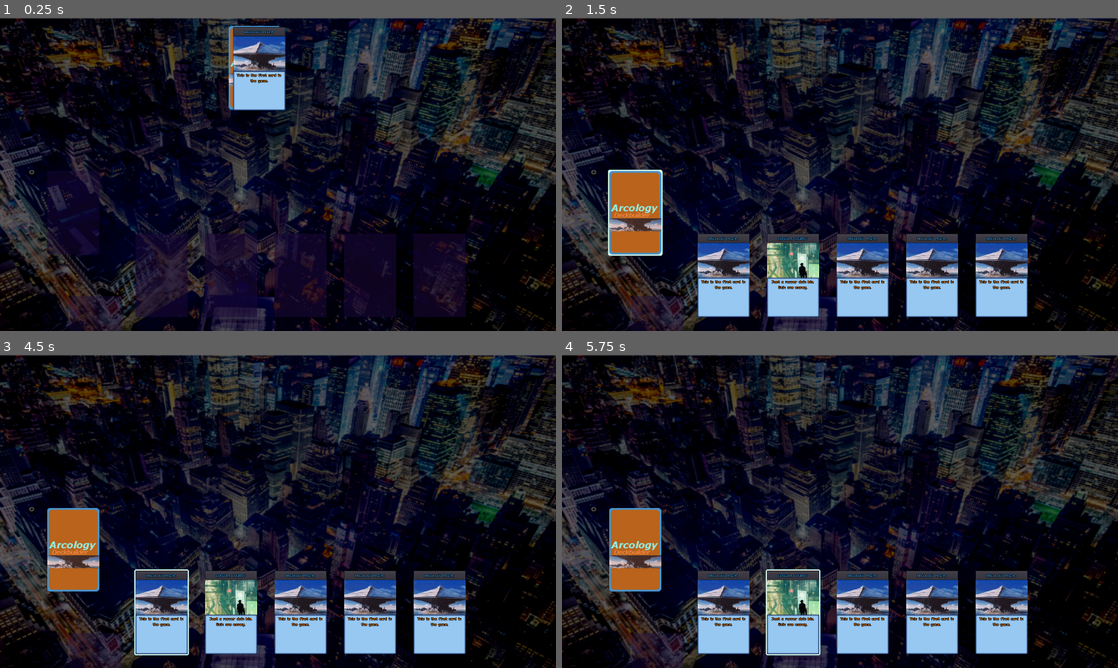
Above: before the commit, frames 1-4 (two rows, left to right).
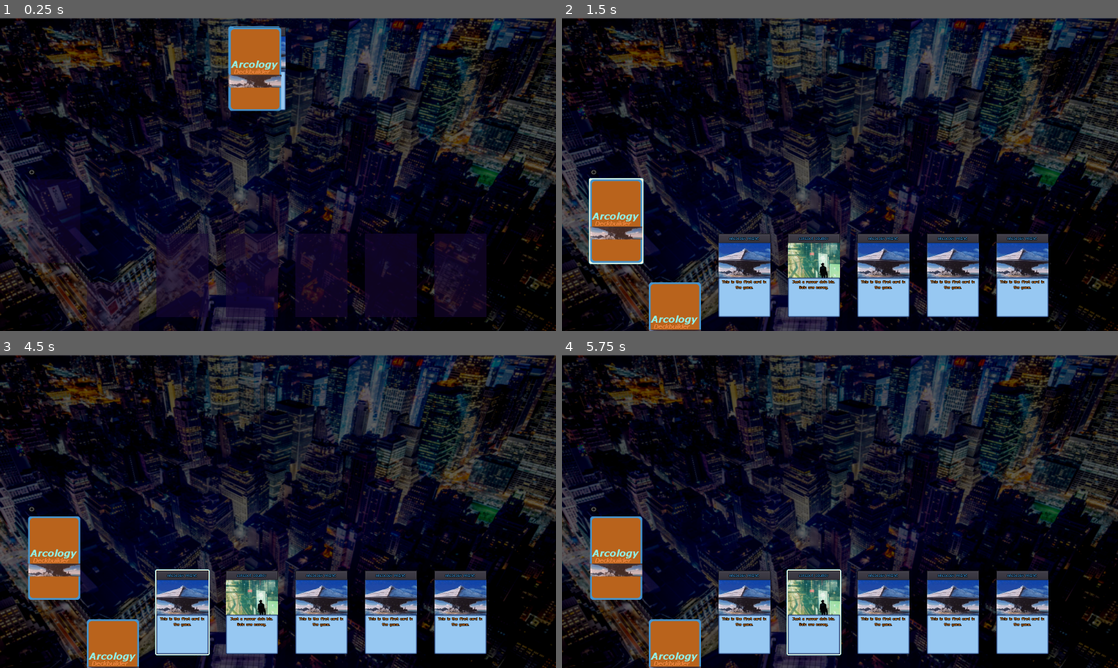
Above: after the commit, the same moments.

Repository: dancraig1985/arcology-deckbuilder
Game: Godot game, scene res://core/scenes/main.tscn
Two runs of this game, one before a commit and one after it. Both use one fixed random seed, a clock stepped at 60 frames per second and the inputs below.
Inputs (mouse positions are in pixels of both pictures, inside the frame that each line leads up to):
- Up to frame 1 (0.25 s): no input
- Up to frame 2 (1.5 s): move the mouse to (756, 115) at 0.52 s; tap Enter at 1.25 s; move the mouse to (634, 212) at 1.27 s
- Up to frame 3 (4.5 s): tap Space at 2, 3.5 s; tap Enter at 2.75, 4.25 s; move the mouse to (161, 611) at 4.27 s
- Up to frame 4 (5.75 s): tap Space at 5 s; move the mouse to (795, 611) at 5.02 s

The runs differ from the first frame. In frame 1, 6.3% of the frame differs, in the area x 5-88%, y 2-98%; in frame 2, 17%, in the area x 4-88%, y 48-100%; in frame 3, 16%; in frame 4, 16%.

Commit message:
Adding more deck features

Diff:
--- a/core/scenes/card.gd
+++ b/core/scenes/card.gd
@@ -39,7 +39,6 @@
 
 func import_card_data_from_dict(imported_card_data: Dictionary) -> void:
 	card_data = imported_card_data
-	print_debug("Import Card data card data: " + str(card_data))
 	emit_signal("card_data_updated", self)
 
 
@@ -47,12 +46,18 @@
 	card_data[key] = value
 	emit_signal("card_data_updated", self)
 
+func set_z_index(value: int = 0) -> void:
+	z_index = value
+
 
 func push_state(state_class: Script, new_args: Dictionary = {}) -> void:
 	CardStackMachine.push(state_class, new_args)
 
 func add_state(state_class: Script, new_args: Dictionary = {}) -> void:
 	CardStackMachine.add(state_class, new_args)
+
+func move_to_position(target_position: Vector2) -> void:
+	add_state(Constants.ST_CARD_MOVE_TO_POSITION, {target_position = target_position})
 
 
 func set_is_facedown(value: bool = true) -> void:
@@ -67,7 +72,6 @@
 
 
 func _on_card_data_updated(card) -> void:
-	print_debug("Card data update event: " + str(card_data))
 	node_card_name.text = card_data["Card Name"]
 	node_card_art.texture = load("res://assets/art/card_art/" + card_data["Card Art"] + ".png")
 	node_card_text.text = card_data["Card Text"]
--- a/core/scenes/dealer.gd
+++ b/core/scenes/dealer.gd
@@ -24,7 +24,11 @@
 		spawn_card_to_deck("Arcology Prime", node_player_hand)
 		spawn_card_to_deck("Arcology Prime", node_player_hand)
 		spawn_card_to_deck("Arcology Prime", node_player_hand)
-
+		spawn_card_to_deck("Arcology Prime", node_player_hand)
+		spawn_card_to_deck("Console Cowboy", node_player_hand)
+		spawn_card_to_deck("Arcology Prime", node_player_hand)
+		spawn_card_to_deck("Arcology Prime", node_player_hand)
+		spawn_card_to_deck("Arcology Prime", node_player_hand)
 
 		spawn_card_to_deck("Arcology Prime", node_player_deck)
 		spawn_card_to_deck("Console Cowboy", node_player_deck)
@@ -42,7 +46,6 @@
 	card_node.import_card_data_from_dict(card_data)
 	card_node.node_dealer = self
 	Audio.play("EarningMoney")
-	print_debug("Card instanced at: " + str(card_node.position))
 	return card_node
 
 
--- a/core/scenes/deck.gd
+++ b/core/scenes/deck.gd
@@ -7,13 +7,16 @@
 }
 export var deck_name: String = "Player Deck"
 
-onready var node_deck_spot: Node = $DeckSpot
-onready var node_card_spots: Node = $CardSpots
-onready var node_cards: Node = $Cards
+onready var node_deck_spot := $DeckSpot
+onready var node_card_spots := $CardSpots
+onready var node_cards := $Cards
 
 
 func _ready() -> void:
 	pass
+
+func get_screen_position() -> Vector2:
+	return position + get_parent().position
 
 func set_deck_list(new_deck_list: Dictionary) -> void:
 	deck_list = new_deck_list
@@ -24,22 +27,45 @@
 
 func remove_card(card_to_remove: Node) -> void:
 	node_cards.remove_child(card_to_remove)
+	refresh_card_positions()
 
-func move_card_to_deck(move_card: Node) -> void:
-	pass
+func get_cards() -> Array:
+	return node_cards.get_children()
+
+func get_cards_count() -> int:
+	return get_cards().size()
+
+func is_empty() -> bool:
+	return get_cards_count() > 0
+
+func move_card_to_deck(move_card: Node, target_deck: Node) -> void:
+	if is_empty(): return
+
+func move_card_at_index_to_deck(card_index: int, target_deck: Node):
+	if is_empty(): return
+
+func get_card_spots() -> Array:
+	return node_card_spots.get_children()
+
+func get_card_spots_count() -> int:
+	return get_card_spots().size()
+
+func get_card_spot_position(card_spot: Node) -> Vector2:
+	return card_spot.position + card_spot.get_parent().position
+
+func get_deck_spot_position() -> Vector2:
+	return node_deck_spot.position
 
 func refresh_card_positions() -> void:
-	var card_spots = node_card_spots.get_children()
-	var cards = node_cards.get_children()
-	for i in range(cards.size()):
+	var card_spots = get_card_spots()
+	var cards = get_cards()
+	for i in range(get_cards_count()):
 		var card = cards[i]
-		card.z_index = i
-		if i < card_spots.size():
+		card.set_z_index(i)
+		if i < get_card_spots_count():
 			var card_spot = card_spots[i]
-			var target_position = card_spot.position + node_card_spots.position
-			card.add_state(Constants.ST_CARD_MOVE_TO_POSITION, {target_position = target_position})
+			card.move_to_position(get_card_spot_position(card_spot))
 			card.set_is_facedown(false)
 		else:
-			var target_position = node_deck_spot.position
-			card.add_state(Constants.ST_CARD_MOVE_TO_POSITION, {target_position = target_position})
+			card.move_to_position(get_deck_spot_position())
 			card.set_is_facedown(true)
--- a/core/scenes/decks/player_deck.tscn
+++ b/core/scenes/decks/player_deck.tscn
@@ -5,4 +5,4 @@
 [node name="PlayerDeck" instance=ExtResource( 1 )]
 
 [node name="DeckSpot" parent="." index="0"]
-position = Vector2( 135.57, 440.007 )
+position = Vector2( 80.8661, 463.791 )
--- a/core/scenes/decks/player_hand.tscn
+++ b/core/scenes/decks/player_hand.tscn
@@ -6,10 +6,10 @@
 [node name="PlayerHand" instance=ExtResource( 1 )]
 
 [node name="DeckSpot" parent="." index="0"]
-position = Vector2( 200, 800 )
+position = Vector2( 250, 760 )
 
 [node name="CardSpots" parent="." index="1"]
-position = Vector2( 890, 520 )
+position = Vector2( 950, 520 )
 
 [node name="CardSpot" parent="CardSpots" index="0" instance=ExtResource( 2 )]
 position = Vector2( -500, 100 )
